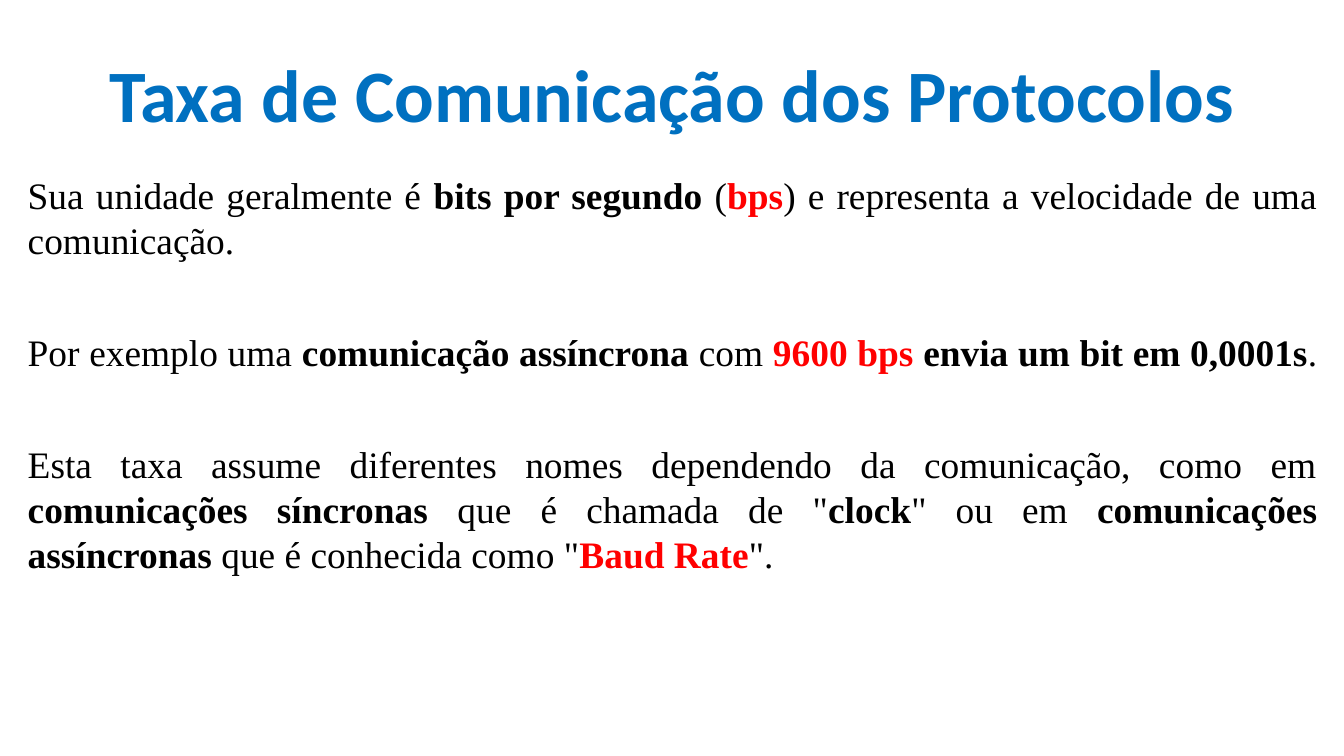
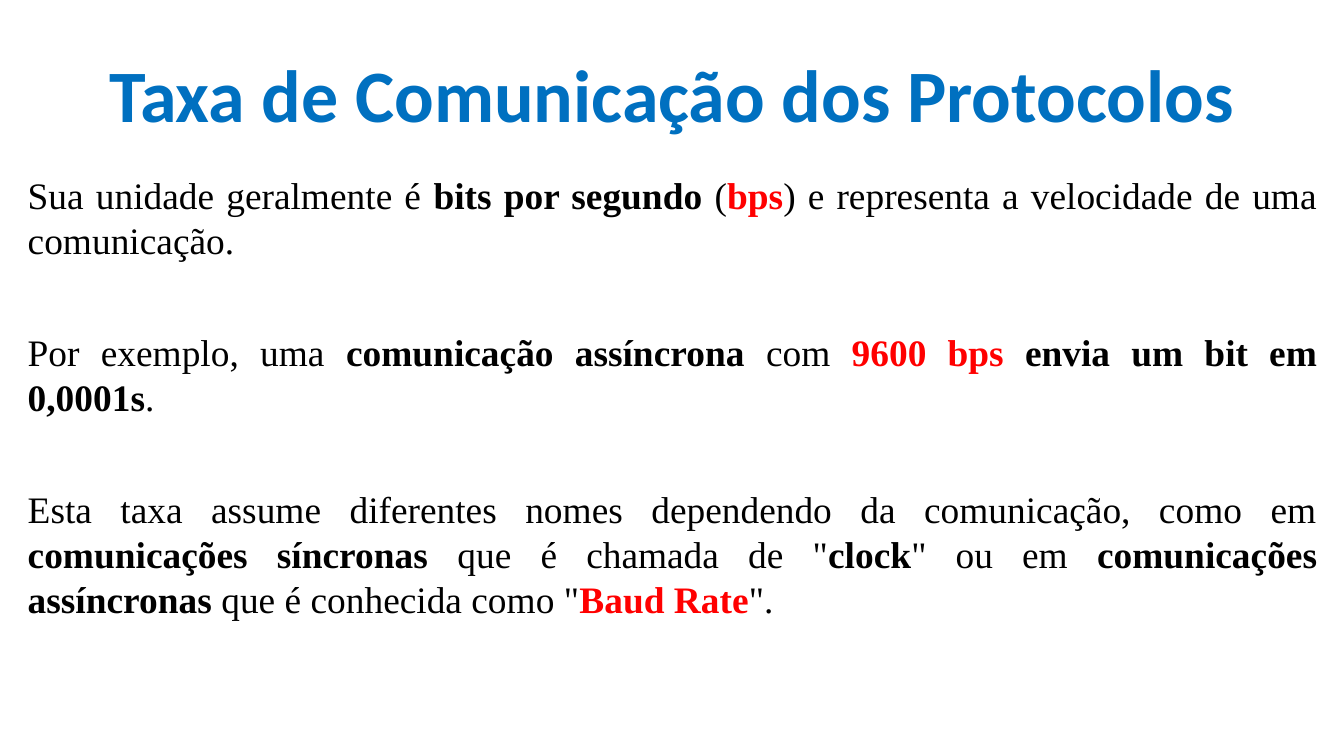
Before and after one commit to CloudEducationBrazil/WydenArea1ProgramacaoMicrocontroladores, a slide deck: slide 6 of 01 Classes/Aula 07 - Programação Microcontroladores - Periféricos Externos- Protocolos Sensores e Atuadores.pptx. Drawn at 1344x756 pixels with LibreOffice and Linux fonts; fonts in the diff are those of the drawing; background and template pictures are left out. Boxes give left, top, right and bottom in pixels: in the first picture for what was removed or moved away, otherwise in the second. Text is boxed around its words. In the diff, an @@ line names an element or a change of style, - is before the commit and + after.

```diff
--- a/01 Classes/Aula 07 - Programação Microcontroladores - Periféricos Externos- Protocolos Sensores e Atuadores.pptx
+++ b/01 Classes/Aula 07 - Programação Microcontroladores - Periféricos Externos- Protocolos Sensores e Atuadores.pptx
@@ text at (28, 340, 1317, 417): text changed @@
-Por exemplo uma comunicação assíncrona com 9600 bps envia um bit em 0,0001s.
+Por exemplo, uma comunicação assíncrona com 9600 bps envia um bit em 0,0001s.
```
Also in this commit, not shown: 7 other slides changed, 2 other files.
